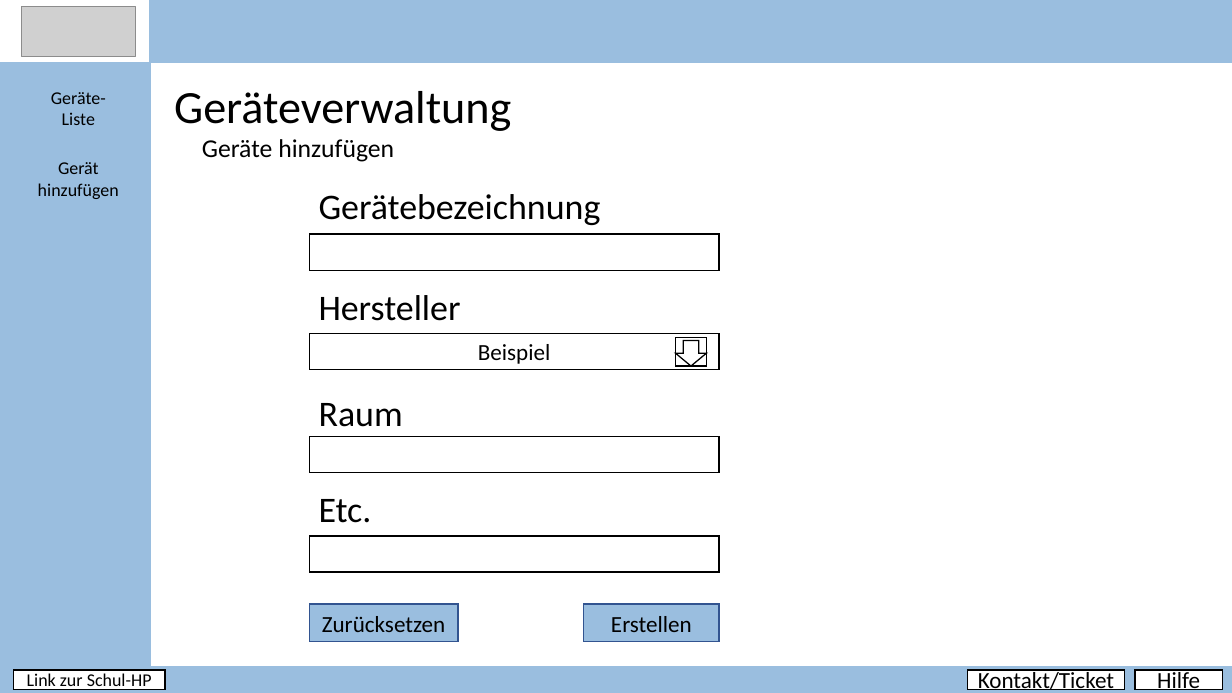
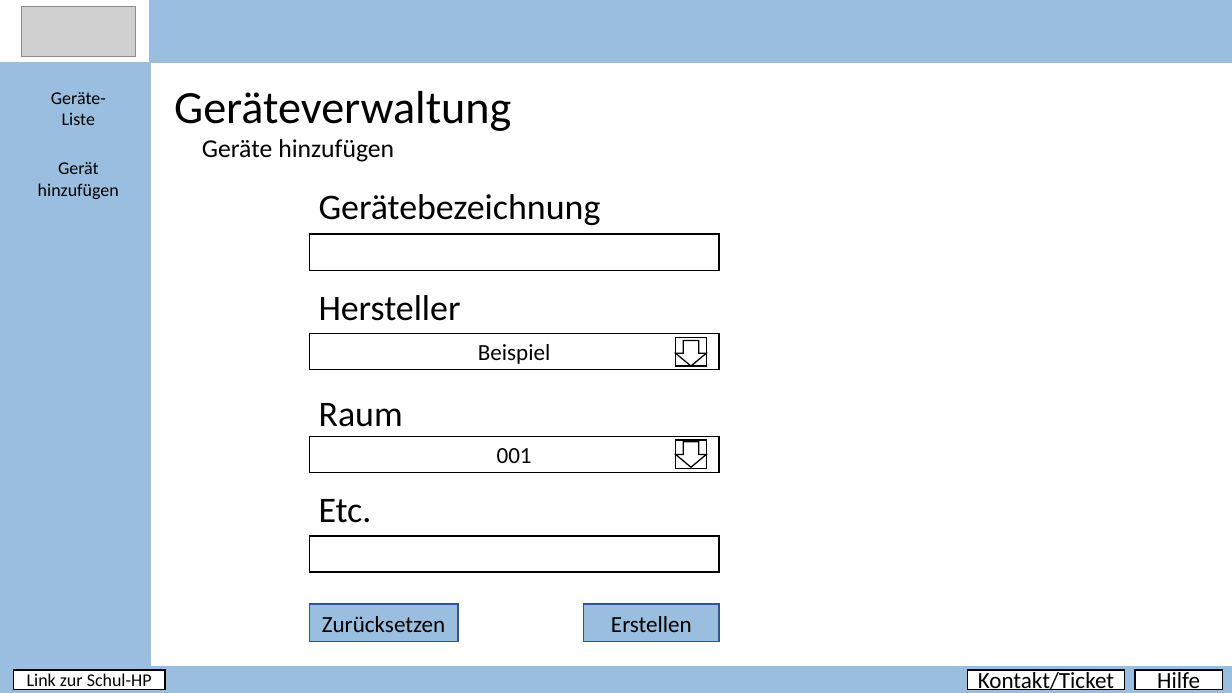
Before and after one commit to PapAnte/g2schoolproject, a slide deck: slide 8 of Layout.pptx. Drawn at 1232x693 pixels with LibreOffice and Linux fonts; fonts in the diff are those of the drawing; grey boxes stand for pictures. Boxes give left, top, right and bottom in pixels: in the first picture for what was removed or moved away, otherwise in the second. Text is boxed around its words. In the diff, an @@ line names an element or a change of style, - is before the commit and + after.

```diff
--- a/Layout.pptx
+++ b/Layout.pptx
@@ text in rectangle at [497, 448, 532, 463]: text added @@
+001
@@ rectangle added at [676, 440, 706, 469], fill #FFFFFF, outline #000000 1 pt @@
@@ down arrow added at [676, 442, 706, 468], fill #FFFFFF, outline #000000 1 pt @@
```
Also in this commit, not shown: 1 other slide changed.
